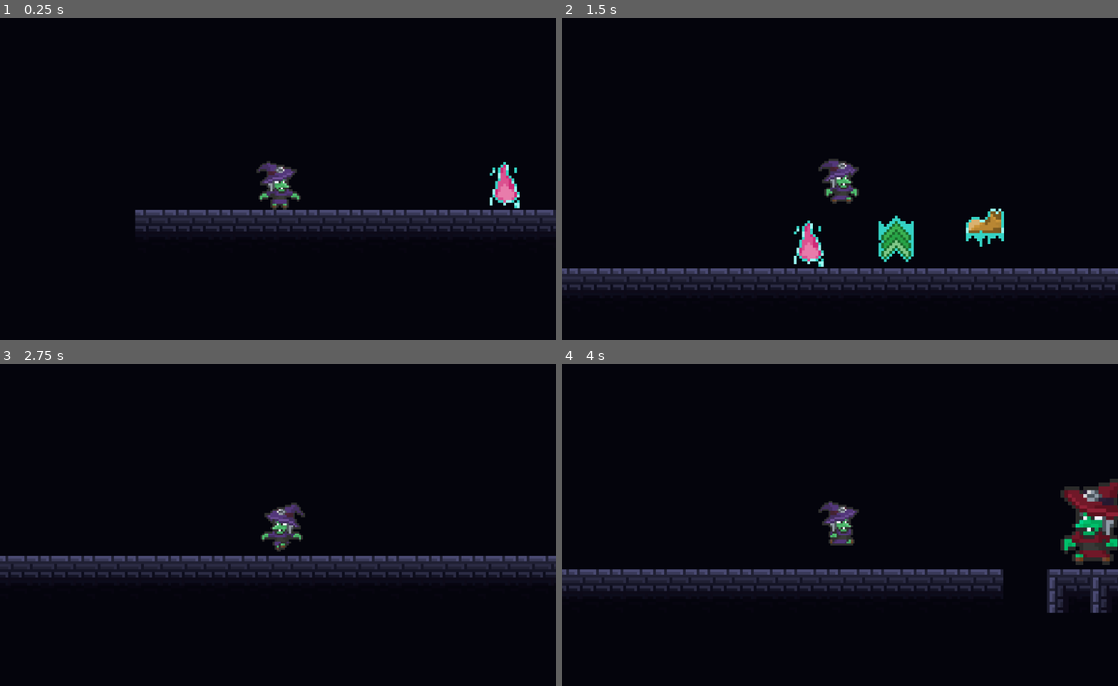
Above: before the commit, frames 1-4 (two rows, left to right).
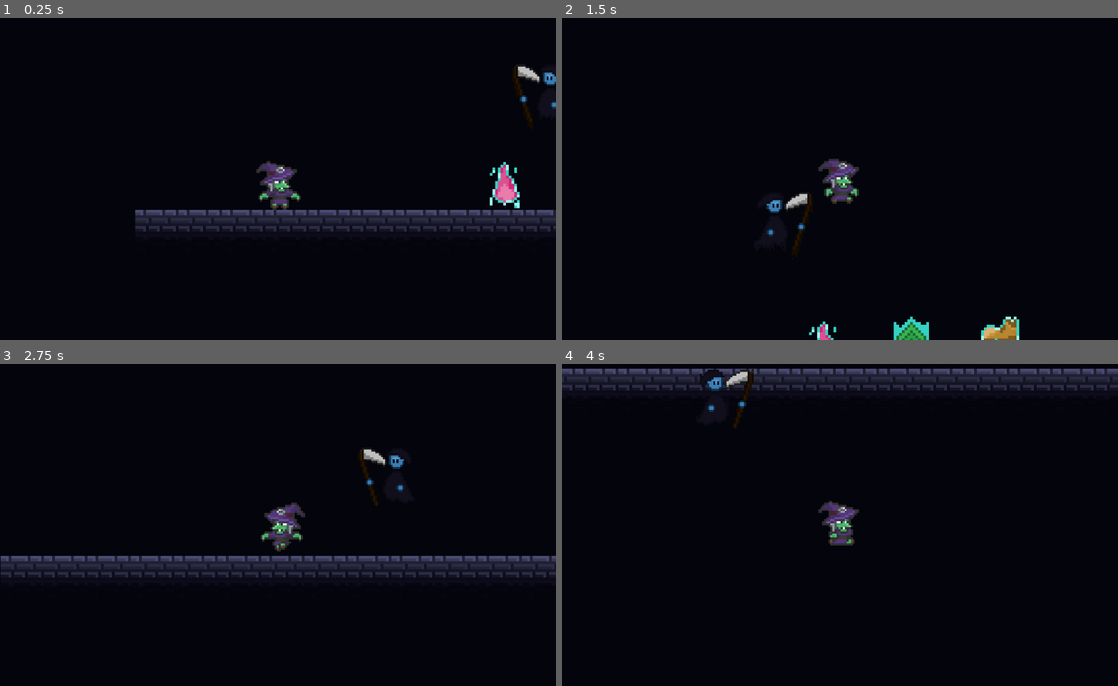
Above: after the commit, the same moments.

Repository: Thiagomrfs/WitchVania
Game: Godot game, scene res://scenes/testes.tscn
Two runs of this game, one before a commit and one after it. Both use one fixed random seed, a clock stepped at 60 frames per second and the inputs below. This scene is started directly instead of the project's main scene.
Inputs:
- Up to frame 1 (0.25 s): no input
- Up to frame 2 (1.5 s): hold Right (ui_right) from 0.53 s (still down); tap Up (ui_up) at 0.77 s
- Up to frame 3 (2.75 s): tap Up (ui_up) at 1.52 s; release Right (ui_right) at 2.03 s; hold Left (ui_left) from 2.03 s (still down)
- Up to frame 4 (4 s): release Left (ui_left) at 2.78 s; hold Right (ui_right) from 2.78 s (still down); tap Up (ui_up) at 3.02, 3.77 s

The runs differ from the first frame. In frame 1, 0.3% of the frame differs, in the area x 92-100%, y 14-33%; in frame 2, 9.3%; in frame 3, 1.9%; in frame 4, 15%, in the area x 0-100%, y 1-78%.

Commit message:
added ghost enemy

Diff:
--- /dev/null
+++ b/characters/enemies/ghost.gd
@@ -0,0 +1,21 @@
+extends KinematicBody2D
+
+var speed = 40
+onready var target = get_parent().get_node("player")
+
+func _ready():
+	pass
+
+func _process(delta):
+	move_enemy(delta)
+
+func move_enemy(delta):
+	if target != null:
+		var target_position = target.position
+		var direction = (target_position - position).normalized()
+		var motion = direction * speed * delta
+		position += motion
+		if target.position.x > position.x:
+			$AnimatedSprite.flip_h = true
+		else:
+			$AnimatedSprite.flip_h = false
--- /dev/null
+++ b/characters/enemies/ghost.tscn
@@ -0,0 +1,73 @@
+[gd_scene load_steps=16 format=2]
+
+[ext_resource path="res://ghost enemy.png" type="Texture" id=1]
+[ext_resource path="res://characters/enemies/ghost.gd" type="Script" id=2]
+
+[sub_resource type="AtlasTexture" id=1]
+atlas = ExtResource( 1 )
+region = Rect2( 0, 0, 48, 48 )
+
+[sub_resource type="AtlasTexture" id=2]
+atlas = ExtResource( 1 )
+region = Rect2( 48, 0, 48, 48 )
+
+[sub_resource type="AtlasTexture" id=3]
+atlas = ExtResource( 1 )
+region = Rect2( 96, 0, 48, 48 )
+
+[sub_resource type="AtlasTexture" id=4]
+atlas = ExtResource( 1 )
+region = Rect2( 0, 48, 48, 48 )
+
+[sub_resource type="AtlasTexture" id=5]
+atlas = ExtResource( 1 )
+region = Rect2( 48, 48, 48, 48 )
+
+[sub_resource type="AtlasTexture" id=6]
+atlas = ExtResource( 1 )
+region = Rect2( 96, 48, 48, 48 )
+
+[sub_resource type="AtlasTexture" id=7]
+atlas = ExtResource( 1 )
+region = Rect2( 0, 96, 48, 48 )
+
+[sub_resource type="AtlasTexture" id=8]
+atlas = ExtResource( 1 )
+region = Rect2( 48, 96, 48, 48 )
+
+[sub_resource type="AtlasTexture" id=9]
+atlas = ExtResource( 1 )
+region = Rect2( 96, 96, 48, 48 )
+
+[sub_resource type="AtlasTexture" id=10]
+atlas = ExtResource( 1 )
+region = Rect2( 0, 144, 48, 48 )
+
+[sub_resource type="AtlasTexture" id=11]
+atlas = ExtResource( 1 )
+region = Rect2( 48, 144, 48, 48 )
+
+[sub_resource type="SpriteFrames" id=12]
+animations = [ {
+"frames": [ SubResource( 1 ), SubResource( 2 ), SubResource( 3 ), SubResource( 4 ), SubResource( 5 ), SubResource( 6 ), SubResource( 7 ), SubResource( 8 ), SubResource( 9 ), SubResource( 10 ), SubResource( 11 ) ],
+"loop": true,
+"name": "default",
+"speed": 10.0
+} ]
+
+[sub_resource type="RectangleShape2D" id=13]
+extents = Vector2( 9.16524, 9.24378 )
+
+[node name="ghost" type="KinematicBody2D"]
+script = ExtResource( 2 )
+
+[node name="AnimatedSprite" type="AnimatedSprite" parent="."]
+position = Vector2( 0.234417, -0.131061 )
+scale = Vector2( 0.706877, 0.706877 )
+frames = SubResource( 12 )
+frame = 6
+playing = true
+
+[node name="CollisionShape2D" type="CollisionShape2D" parent="."]
+position = Vector2( 0.401513, 0.0626726 )
+shape = SubResource( 13 )
--- a/scenes/testes.tscn
+++ b/scenes/testes.tscn
@@ -6,6 +6,7 @@
 [ext_resource path="res://power_ups/jump_power_up.tscn" type="PackedScene" id=4]
 [ext_resource path="res://power_ups/speed_powerUp.tscn" type="PackedScene" id=5]
 [ext_resource path="res://characters/enemy.tscn" type="PackedScene" id=6]
+[ext_resource path="res://characters/enemies/ghost.tscn" type="PackedScene" id=7]
 
 [node name="Node2D" type="Node2D"]
 
@@ -15,11 +16,6 @@
 format = 1
 tile_data = PoolIntArray( 458752, 1, 0, 458753, 1, 0, 458754, 1, 0, 458755, 1, 0, 458756, 1, 0, 458757, 1, 0, 458758, 1 …(257 unchanged characters)…
 
-[node name="enemy" parent="TileMap" instance=ExtResource( 6 )]
-position = Vector2( 391.632, 99.4293 )
-boss = true
-hp = 6
-
 [node name="player" parent="." instance=ExtResource( 2 )]
 position = Vector2( 53.6259, 95.7252 )
 
@@ -27,7 +23,15 @@
 position = Vector2( 136.664, 105.484 )
 
 [node name="jump_powerUp" parent="." instance=ExtResource( 4 )]
-position = Vector2( 201.176, 99.9891 )
+position = Vector2( 201.176, 102.695 )
 
 [node name="speed_powerUp" parent="." instance=ExtResource( 5 )]
 position = Vector2( 168.245, 100.588 )
+
+[node name="ghost" parent="." instance=ExtResource( 7 )]
+position = Vector2( 158.866, 67.0047 )
+
+[node name="enemy" parent="." instance=ExtResource( 6 )]
+position = Vector2( 391.632, 99.4293 )
+boss = true
+hp = 6
Binary file added: ghost enemy.png
Not shown, added: ghost enemy.png.import
Not shown: 1 places in scenes/testes.tscn that only renumber resources
